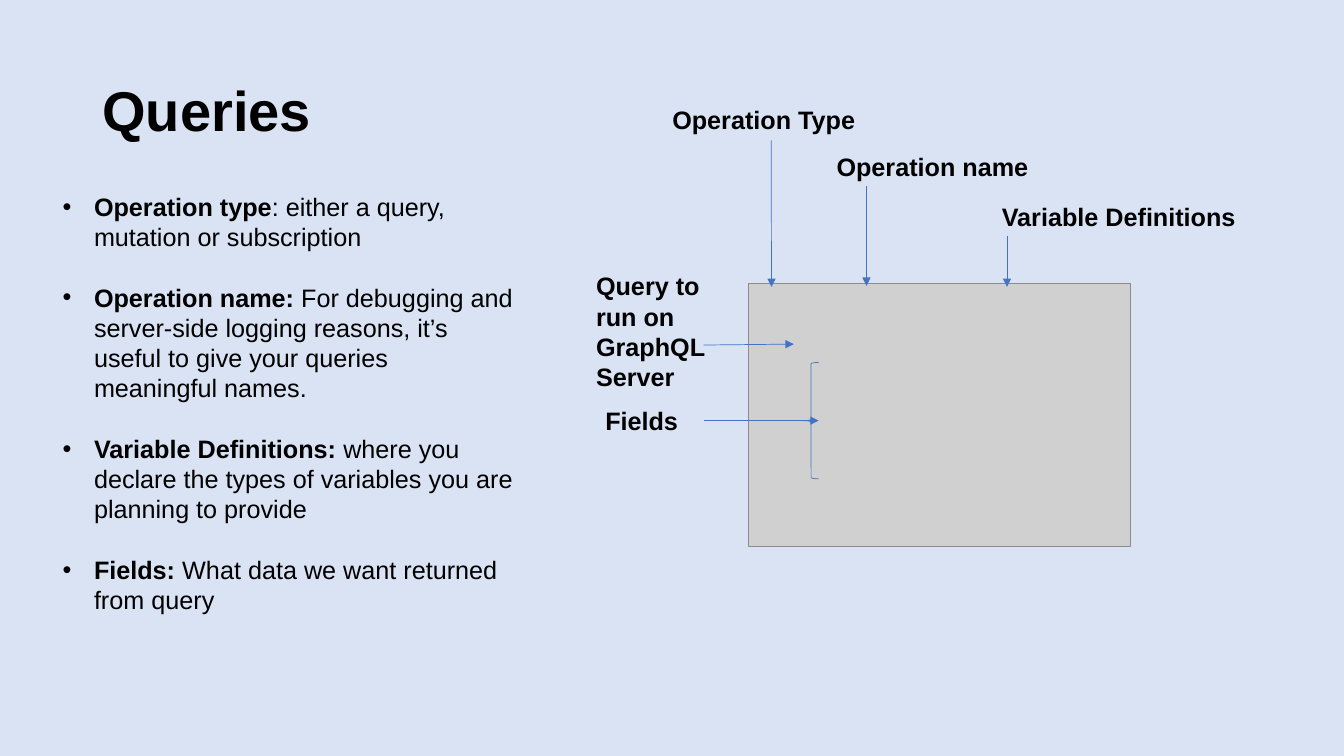
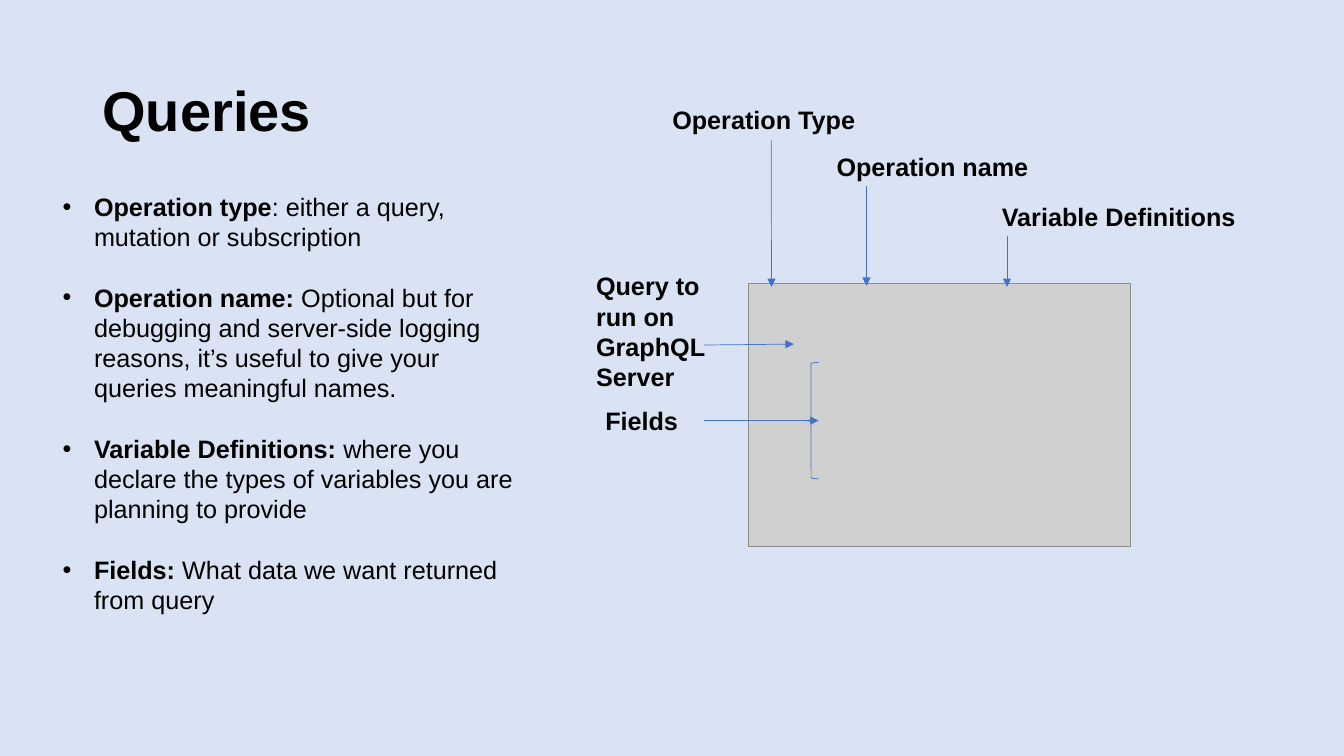
Before and after one commit to patelg123/graphql-presentation, a slide deck: slide 12 of current.pptx (slide 13 before the commit). Drawn at 1344x756 pixels with LibreOffice and Linux fonts; fonts in the diff are those of the drawing; grey boxes stand for pictures. Boxes give left, top, right and bottom in pixels: in the first picture for what was removed or moved away, otherwise in the second. Text is boxed around its words. In the diff, an @@ line names an element or a change of style, - is before the commit and + after.

```diff
--- a/current.pptx
+++ b/current.pptx
@@ text at [94, 288, 480, 403]: text changed @@
-• Operation name: For debugging and server-side logging reasons, it’s useful to give your queries meaningful names.
+• Operation name: Optional but for debugging and server-side logging reasons, it’s useful to give your queries meaningful names.
```
Also in this commit, not shown: 5 other slides changed, 2 slides added, 1 slide removed, 1 other file.
